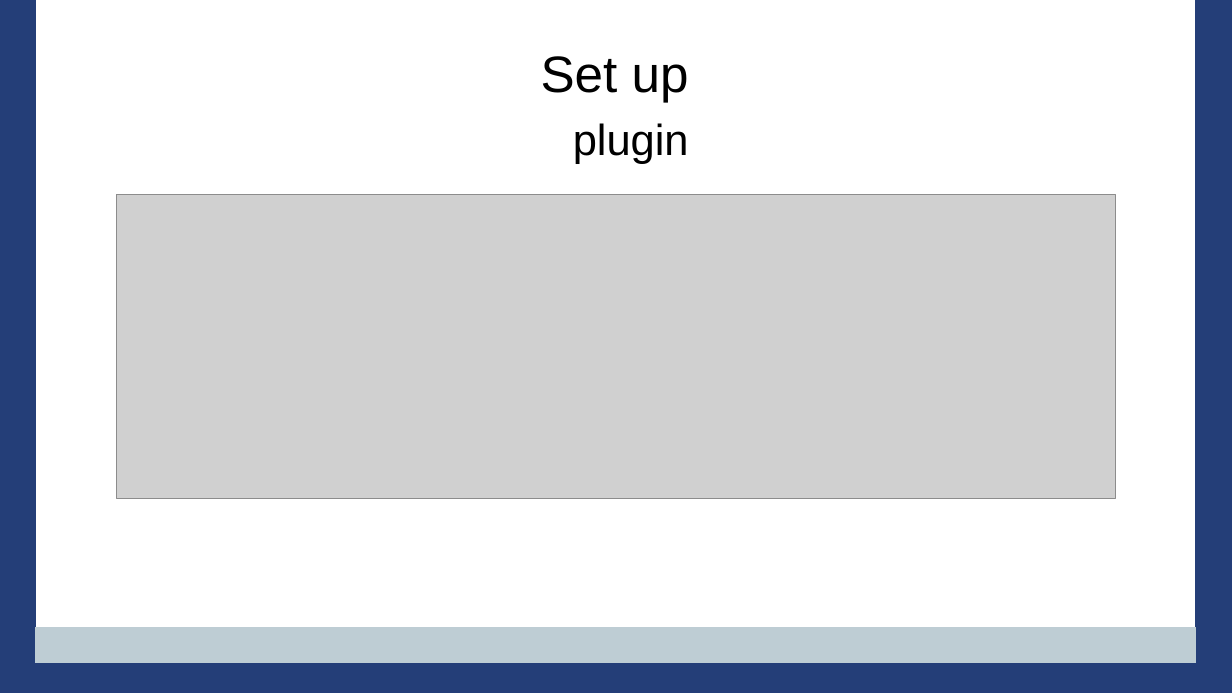
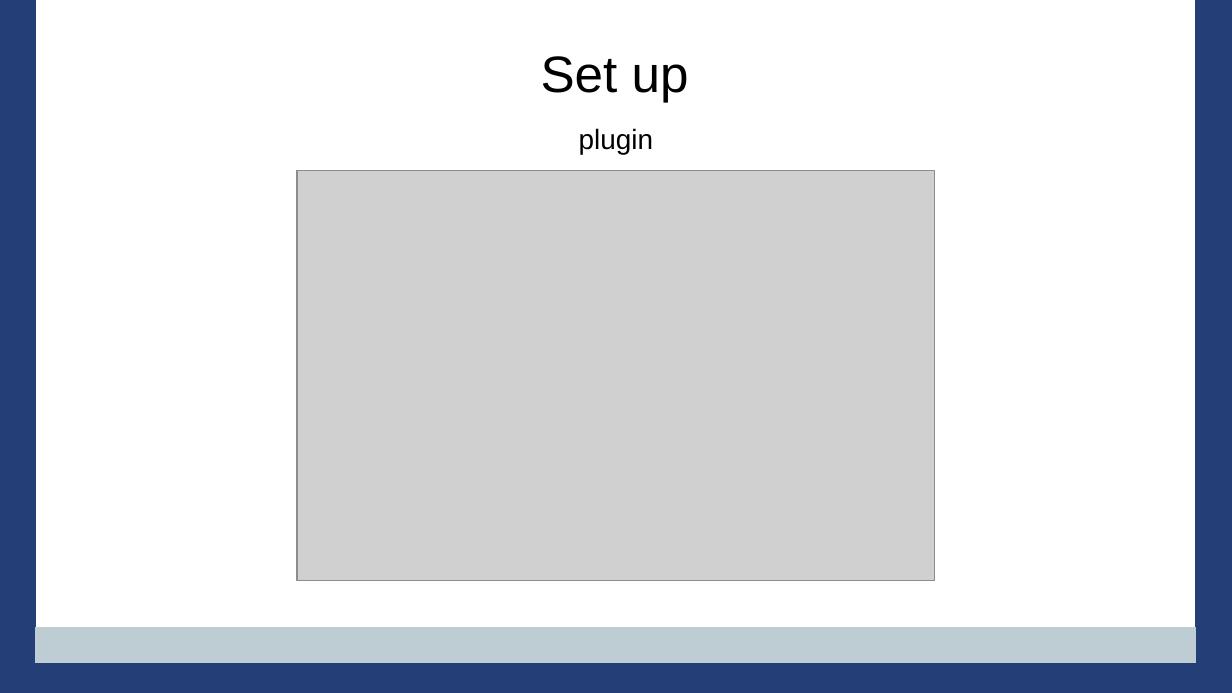
Before and after one commit to PennState/junit5-presentation, a slide deck: slide 9 of src/site/presentation/Junit5_Presentation_JavaOne_2016.odp (slide 7 before the commit). Drawn at 1232x693 pixels with LibreOffice and Linux fonts; fonts in the diff are those of the drawing; grey boxes stand for pictures; background and template pictures are left out. Boxes give left, top, right and bottom in pixels: in the first picture for what was removed or moved away, otherwise in the second. Text is boxed around its words. In the diff, an @@ line names an element or a change of style, - is before the commit and + after.

```diff
--- a/src/site/presentation/Junit5_Presentation_JavaOne_2016.odp
+++ b/src/site/presentation/Junit5_Presentation_JavaOne_2016.odp
@@ title "plugin" at <box>579,128,654,154</box>: size 28 to 18 pt @@
@@ picture: place and size @@
-picture at <box>116,195,1116,499</box>
+picture at <box>297,171,936,581</box>
```
Also in this commit, not shown: 12 other slides changed, 6 slides added, 7 slides removed, 1 other file.
